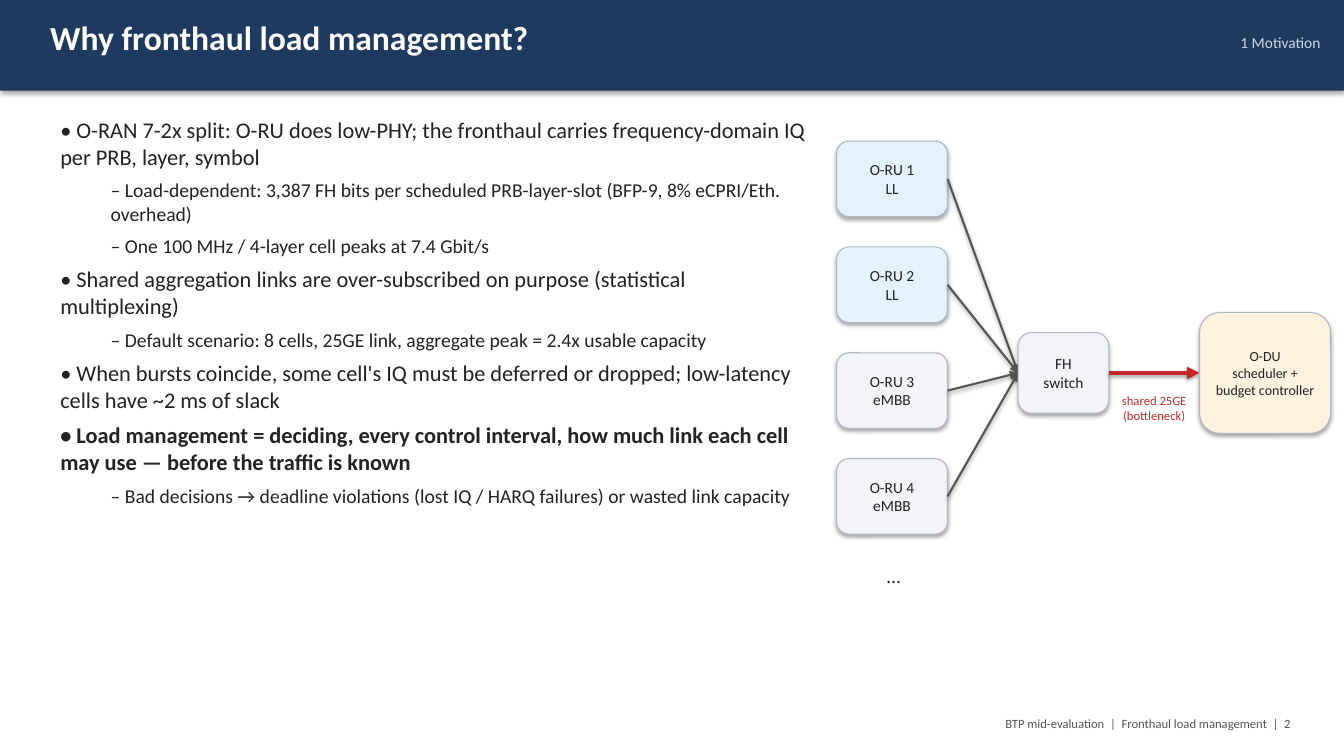
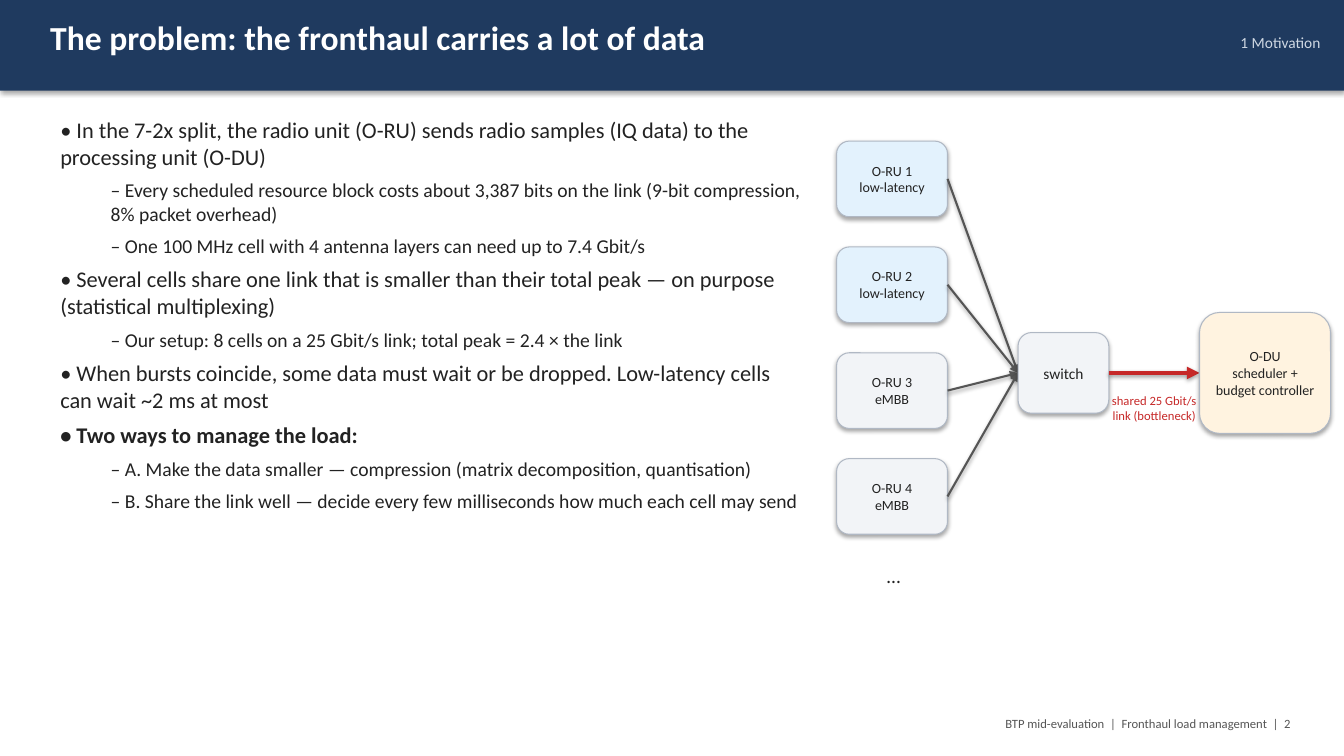
Before and after one commit to Harshvardhan-To1/BTP, a slide deck: slide 2 of docs/fhlm/BTP_midterm_fronthaul_load_management.pptx. Drawn at 1344x756 pixels with LibreOffice and Linux fonts; fonts in the diff are those of the drawing. Boxes give left, top, right and bottom in pixels: in the first picture for what was removed or moved away, otherwise in the second. Text is boxed around its words. In the diff, an @@ line names an element or a change of style, - is before the commit and + after.

```diff
--- a/docs/fhlm/BTP_midterm_fronthaul_load_management.pptx
+++ b/docs/fhlm/BTP_midterm_fronthaul_load_management.pptx
@@ text at (x1=50, y1=26, x2=705, y2=56): text changed @@
-Why fronthaul load management?
+The problem: the fronthaul carries a lot of data
@@ text at (x1=60, y1=122, x2=800, y2=511): text changed; size 16 to 14 pt @@
-• O-RAN 7-2x split: O-RU does low-PHY; the fronthaul carries frequency-domain IQ per PRB, layer, symbol
-  – Load-dependent: 3,387 FH bits per scheduled PRB-layer-slot (BFP-9, 8% eCPRI/Eth. overhead)
-  – One 100 MHz / 4-layer cell peaks at 7.4 Gbit/s
-• Shared aggregation links are over-subscribed on purpose (statistical multiplexing)
-  – Default scenario: 8 cells, 25GE link, aggregate peak = 2.4x usable capacity
-• When bursts coincide, some cell's IQ must be deferred or dropped; low-latency cells have ~2 ms of slack
-• Load management = deciding, every control interval, how much link each cell may use — before the traffic is known
-  – Bad decisions → deadline violations (lost IQ / HARQ failures) or wasted link capacity
+• In the 7-2x split, the radio unit (O-RU) sends radio samples (IQ data) to the processing unit (O-DU)
+  – Every scheduled resource block costs about 3,387 bits on the link (9-bit compression, 8% packet overhead)
+  – One 100 MHz cell with 4 antenna layers can need up to 7.4 Gbit/s
+• Several cells share one link that is smaller than their total peak — on purpose (statistical multiplexing)
+  – Our setup: 8 cells on a 25 Gbit/s link; total peak = 2.4 × the link
+• When bursts coincide, some data must wait or be dropped. Low-latency cells can wait ~2 ms at most
+• Two ways to manage the load:
+  – A. Make the data smaller — compression (matrix decomposition, quantisation)
+  – B. Share the link well — decide every few milliseconds how much each cell may send
@@ text in rounded rectangle at (x1=872, y1=167, x2=912, y2=176): size 11 to 10 pt in "O-RU 1" @@
@@ text in rounded rectangle at (x1=859, y1=182, x2=924, y2=195): text changed; size 11 to 10 pt @@
-LL
+low-latency
@@ text in rounded rectangle at (x1=859, y1=288, x2=924, y2=301): text changed; size 11 to 10 pt @@
-LL
+low-latency
@@ text in rounded rectangle at (x1=872, y1=272, x2=912, y2=281): size 11 to 10 pt in "O-RU 2" @@
@@ rounded rectangle "O-RU 3" at (x1=837, y1=353, x2=948, y2=429): size 11 to 10 pt @@
@@ text in rounded rectangle at (x1=1055, y1=359, x2=1072, y2=369): paragraph removed @@
-FH
@@ text at (x1=1112, y1=396, x2=1196, y2=422): text changed @@
-shared 25GE
-(bottleneck)
+shared 25 Gbit/s
+link (bottleneck)
@@ rounded rectangle "O-RU 4" at (x1=837, y1=459, x2=948, y2=534): size 11 to 10 pt @@
```
Also in this commit, not shown: 19 other slides changed, 4 slides added, 7 other files.
